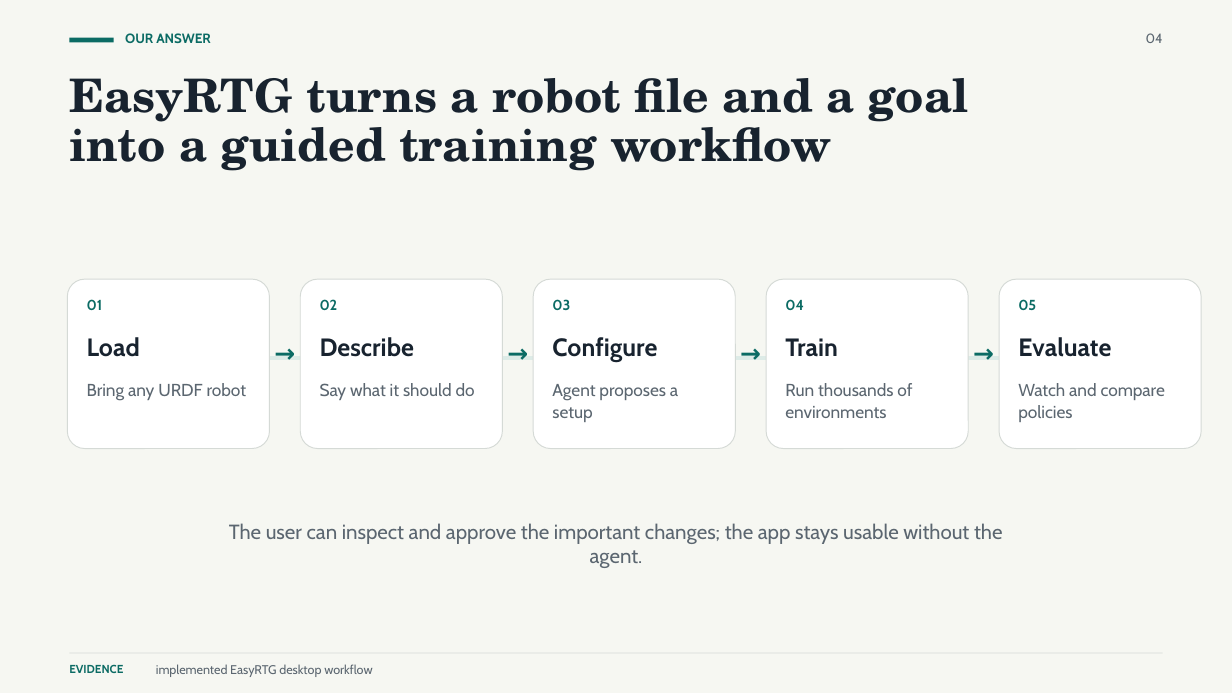
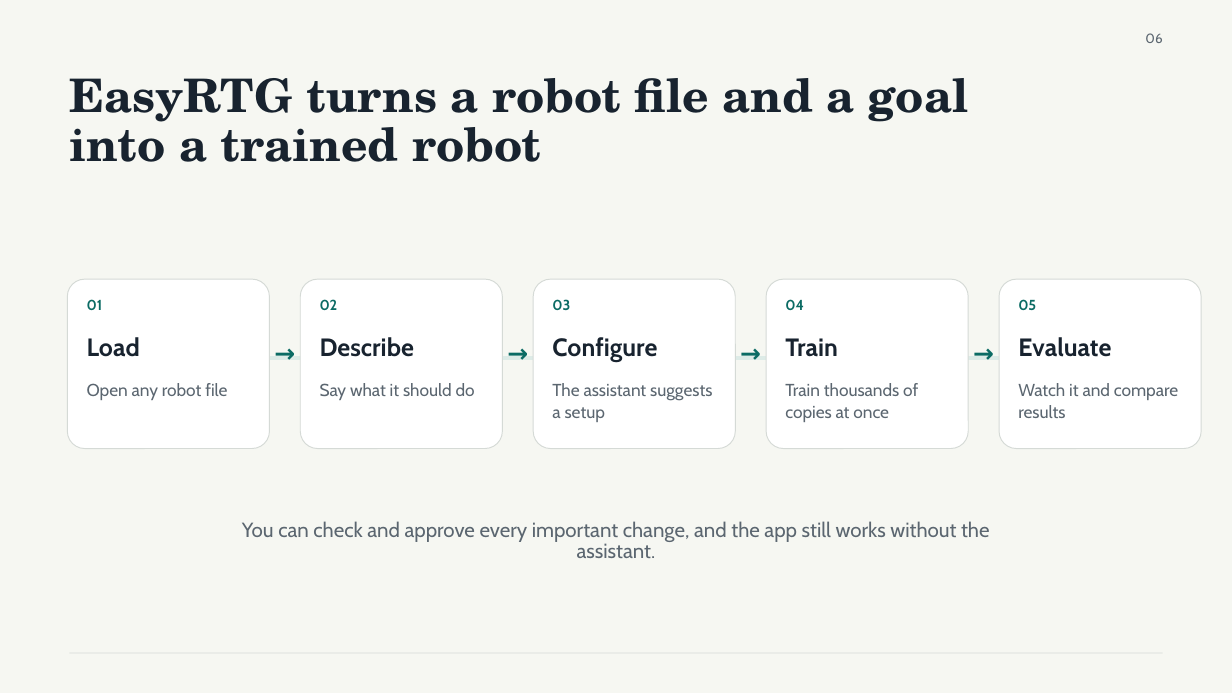
Before and after one commit to shivam675/rl-training-ground, a slide deck: slide 6 of EasyRTG_Final_Submission_Shivam_Chavan.pptx (slide 4 before the commit). Drawn at 1232x693 pixels with LibreOffice and Linux fonts; fonts in the diff are those of the drawing. Boxes give left, top, right and bottom in pixels: in the first picture for what was removed or moved away, otherwise in the second. Text is boxed around its words. In the diff, an @@ line names an element or a change of style, - is before the commit and + after.

```diff
--- a/EasyRTG_Final_Submission_Shivam_Chavan.pptx
+++ b/EasyRTG_Final_Submission_Shivam_Chavan.pptx
@@ rectangle removed at (69,38,114,43) @@
@@ text removed at (125,33,210,43) @@
-OUR ANSWER
@@ text at (1145,33,1162,43): text changed @@
-04
+06
@@ text at (69,115,541,162): text changed @@
-into a guided training workflow
+into a trained robot
@@ text at (87,383,227,400): text changed @@
-Bring any URDF robot
+Open any robot file
@@ text at (552,383,712,422): text changed @@
-Agent proposes a setup
+The assistant suggests a setup
@@ text at (785,383,918,422): text changed @@
-Run thousands of environments
+Train thousands of copies at once
@@ text at (1018,383,1178,418): text changed @@
-Watch and compare policies
+Watch it and compare results
@@ text at (242,521,989,558): text changed @@
-The user can inspect and approve the important changes; the app stays usable without the agent.
+You can check and approve every important change, and the app still works without the assistant.
@@ text removed at (69,664,123,673) @@
-EVIDENCE
@@ text removed at (156,664,372,677) @@
-implemented EasyRTG desktop workflow
```
Also in this commit, not shown: 9 other slides changed, 23 slides added, 3 slides removed, 43 other files.
